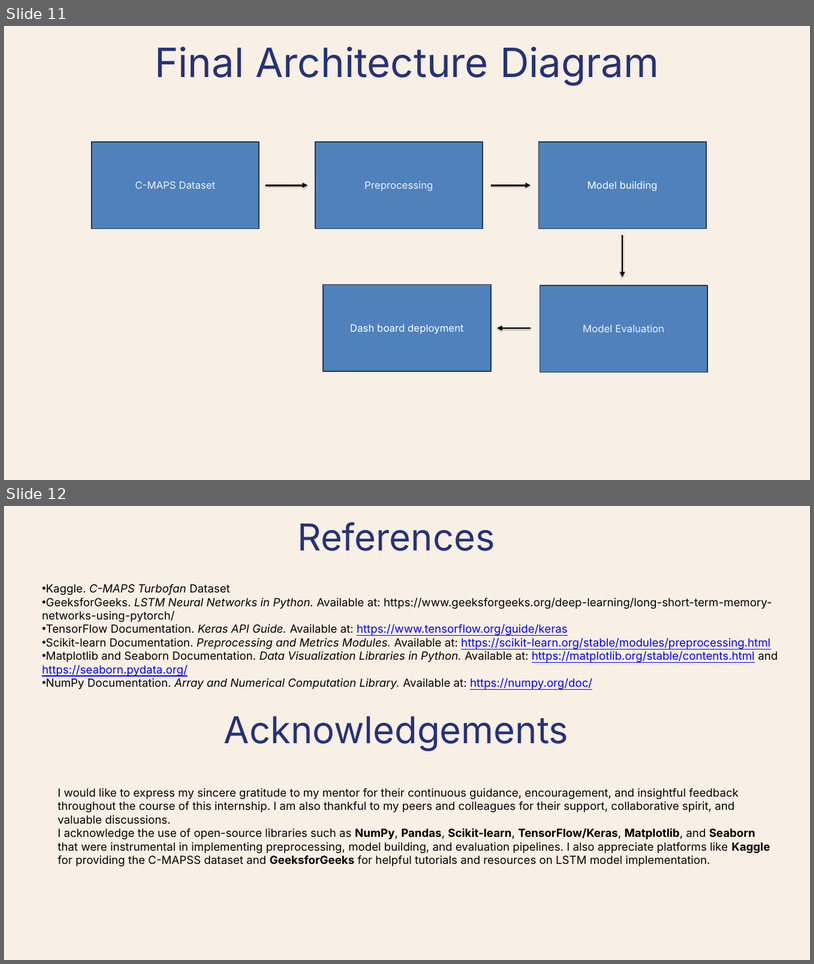
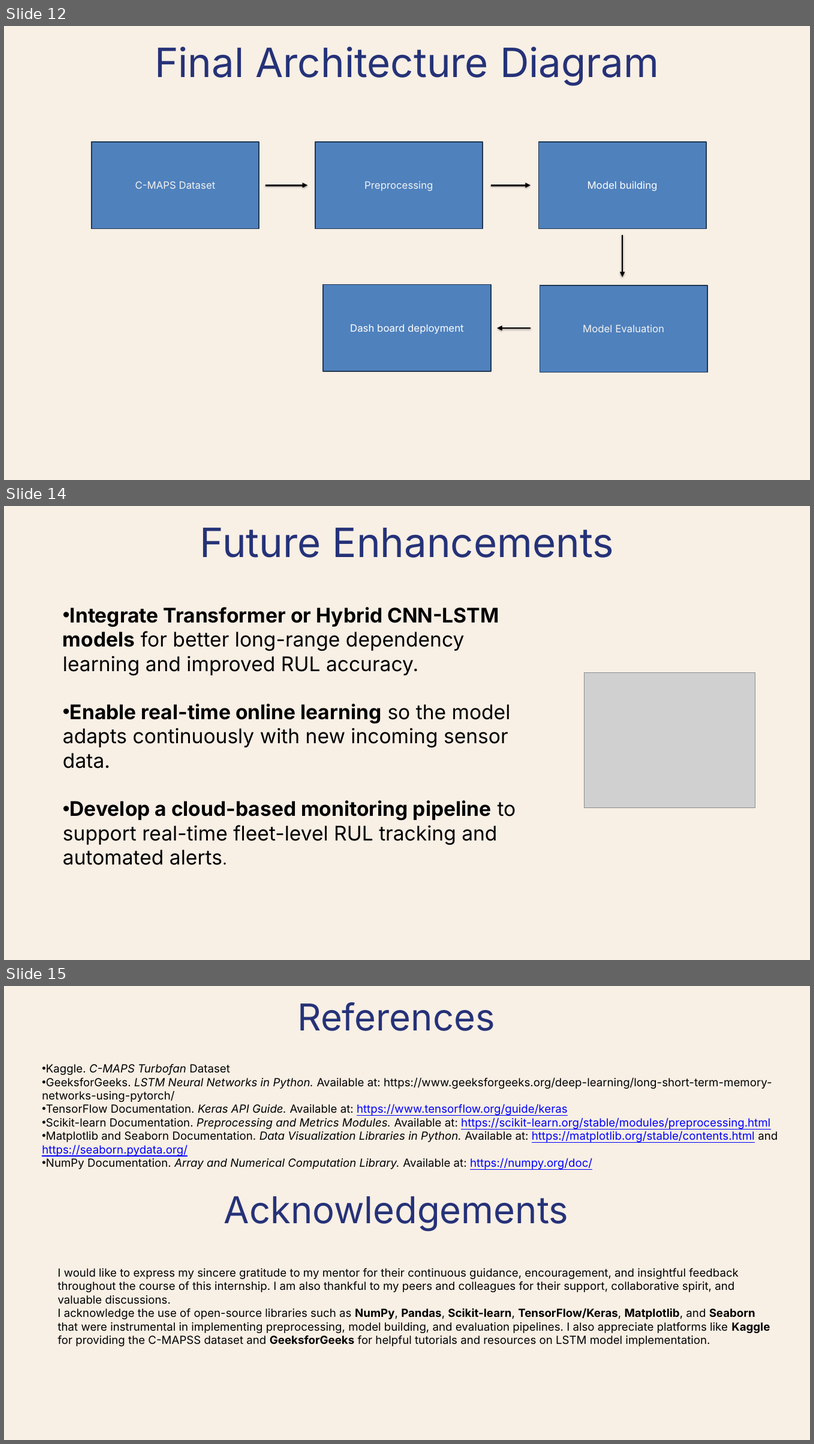
Before and after one commit to PrognosAI-INF-SB/Chivukula-Sai-Rithivik, a slide deck: final_drafts/final_ppt.pptx. Shown one above the other, each under a label of ours: slides 11 and 12 before the commit, slides 12, 14 and 15 after it; the slides between them are not shown. The pictures are 814x964 and 814x1444 pixels, drawn with LibreOffice and Linux fonts; fonts in the diff are those of the drawing; grey boxes stand for pictures. Boxes give left, top, right and bottom in pixels: in the first picture for what was removed or moved away, otherwise in the second. Text is boxed around its words. In the diff, an @@ line names an element or a change of style, - is before the commit and + after.

```diff
--- a/final_drafts/final_ppt.pptx
+++ b/final_drafts/final_ppt.pptx
@@ slide 14 added at [4,506,810,960], background #F8EFE5 @@
@@ text added at [200,528,614,558], 72 pt, text #253278 @@
+Future Enhancements
@@ text added at [63,607,516,865], 36 pt, text #000000 @@
+• Integrate Transformer or Hybrid CNN-LSTM models for better long-range dependency learning and improved RUL accuracy.
+• Enable real-time online learning so the model adapts continuously with new incoming sensor data.
+• Develop a cloud-based monitoring pipeline to support real-time fleet-level RUL tracking and automated alerts.
@@ picture added at [584,673,756,807] @@
@@ what was slide 11 is now slide 12 @@
@@ what was slide 12 is now slide 15 @@
```
Also in this commit, not shown: 7 slides changed, 2 other slides added.
